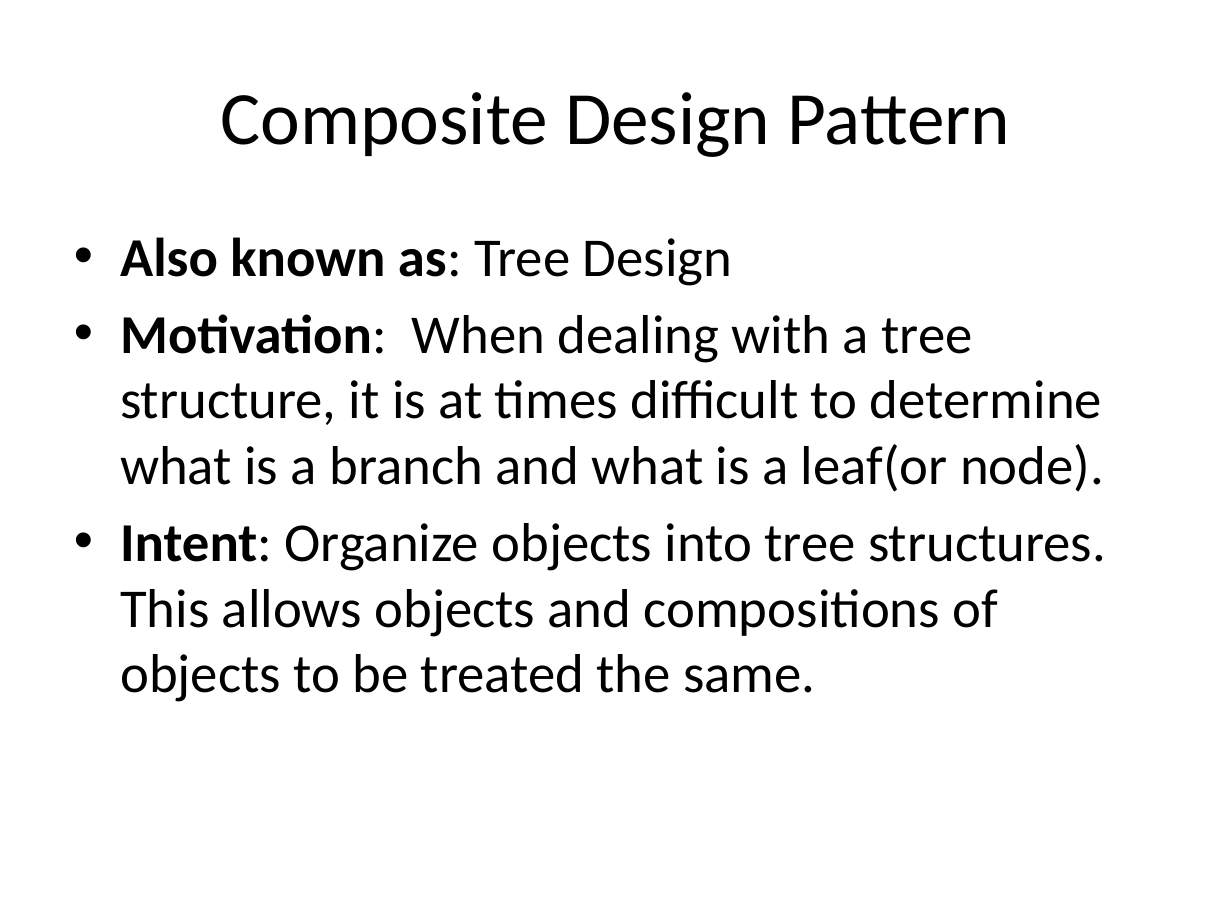
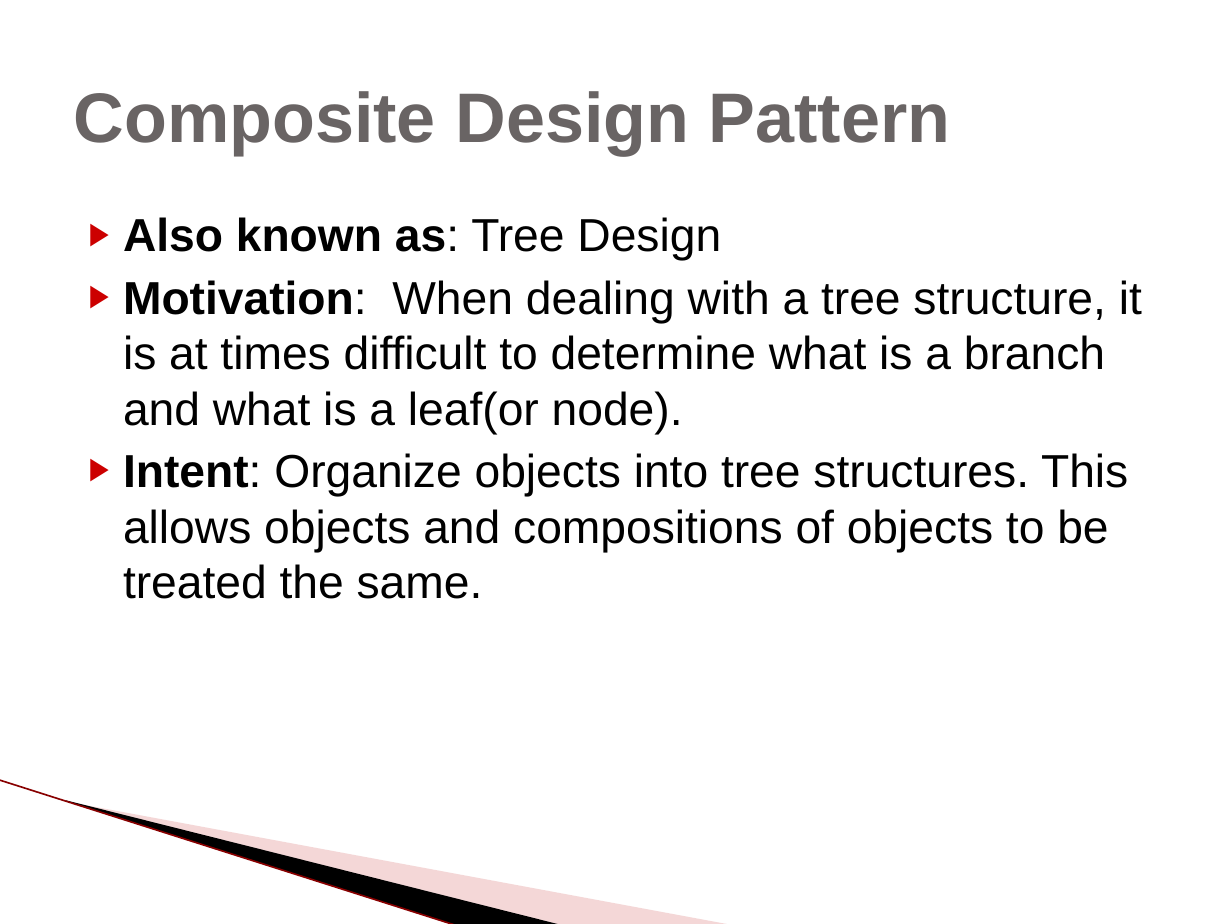
Before and after one commit to scurrymd/Software-Engineering, a slide deck: slide 22 of docs/UC Schedule App.pptx (slide 20 before the commit). Drawn at 1232x924 pixels with LibreOffice and Linux fonts; fonts in the diff are those of the drawing; background and template pictures are left out. Boxes give left, top, right and bottom in pixels: in the first picture for what was removed or moved away, otherwise in the second. Text is boxed around its words. In the diff, an @@ line names an element or a change of style, - is before the commit and + after.

```diff
--- a/docs/UC Schedule App.pptx
+++ b/docs/UC Schedule App.pptx
@@ title "Composite Design Pattern" at (74,91,950,155): size 44 to 41 pt, font Calibri to Arial, text colour #000000 to #696464, bold on; alignment centre to left @@
@@ text "Also known as: Tree Design": place and size @@
-text "Also known as: Tree Design" at (120,237,1106,702)
+text "Also known as: Tree Design" at (123,217,1142,599)
@@ text "Also known as: Tree Design" at (123,217,1142,599): size 32 to 27 pt, font Calibri to Arial; bullet • to ▶; less space between paragraphs @@
@@ line added from (0, 780) to (457, 924), #E09494 0.95 pt @@
@@ freeform shape added at (65,800,563,924), fill #000000 @@
@@ freeform shape added at (68,801,733,924), fill #E49D9D at 40% opacity @@
```
Also in this commit, not shown: 22 other slides changed, 2 slides added.
